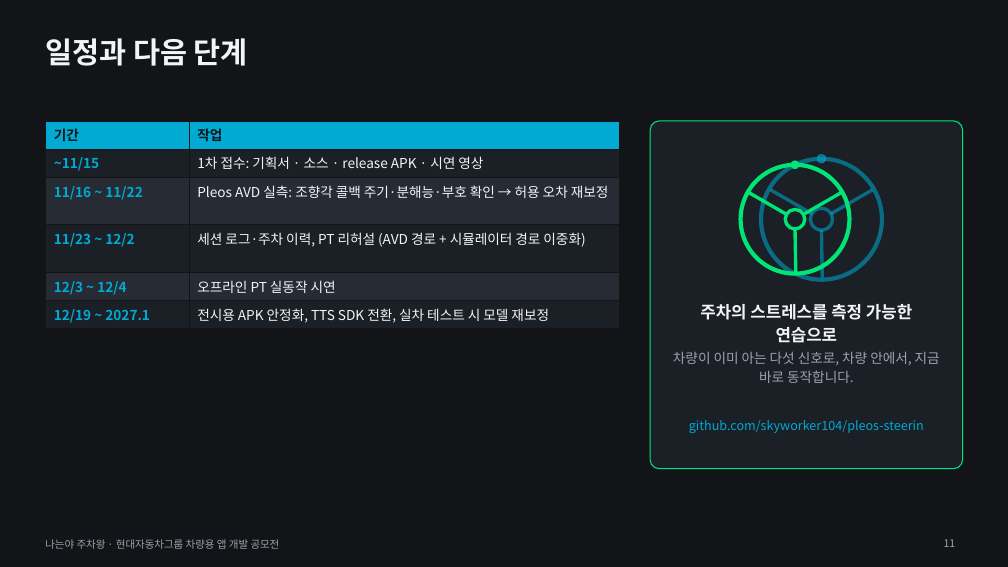
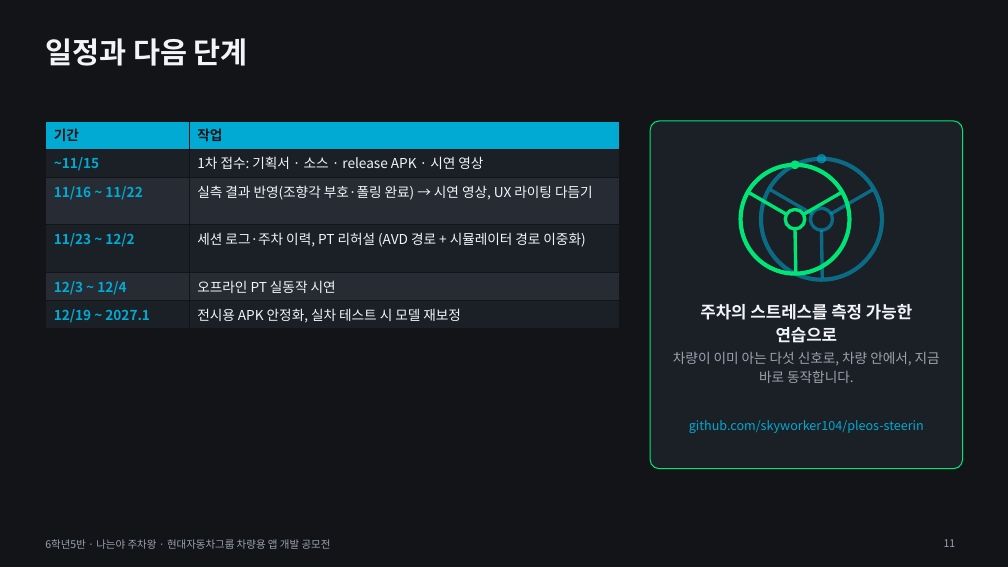
Before and after one commit to skyworker104/pleos-steerin, a slide deck: slide 11 of 나는야_주차왕_발표자료_v2.pptx. Drawn at 1008x567 pixels with LibreOffice and Linux fonts; fonts in the diff are those of the drawing. Boxes give left, top, right and bottom in pixels: in the first picture for what was removed or moved away, otherwise in the second. Text is boxed around its words. In the diff, an @@ line names an element or a change of style, - is before the commit and + after.

```diff
--- a/나는야_주차왕_발표자료_v2.pptx
+++ b/나는야_주차왕_발표자료_v2.pptx
@@ table at bbox=[45, 121, 620, 327] @@
-row 3, column 2: Pleos AVD 실측: 조향각 콜백 주기·분해능·부호 확인 → 허용 오차 재보정
+row 3, column 2: 실측 결과 반영(조향각 부호·폴링 완료) → 시연 영상, UX 라이팅 다듬기
-row 6, column 2: 전시용 APK 안정화, TTS SDK 전환, 실차 테스트 시 모델 재보정
+row 6, column 2: 전시용 APK 안정화, 실차 테스트 시 모델 재보정
@@ text at bbox=[45, 539, 331, 549]: text changed @@
-나는야 주차왕 · 현대자동차그룹 차량용 앱 개발 공모전
+6학년5반 · 나는야 주차왕 · 현대자동차그룹 차량용 앱 개발 공모전
```
Also in this commit, not shown: 10 other slides changed, 15 other files.
